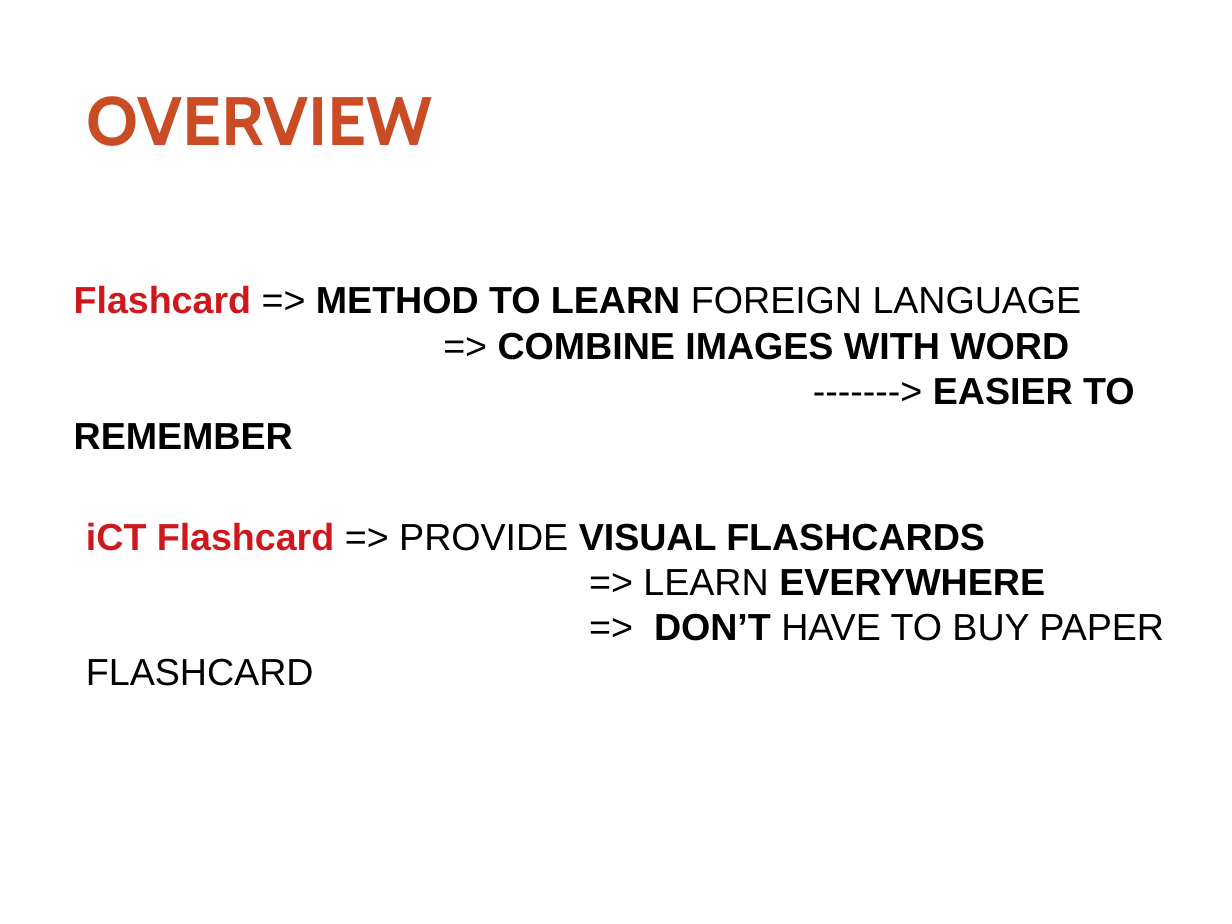
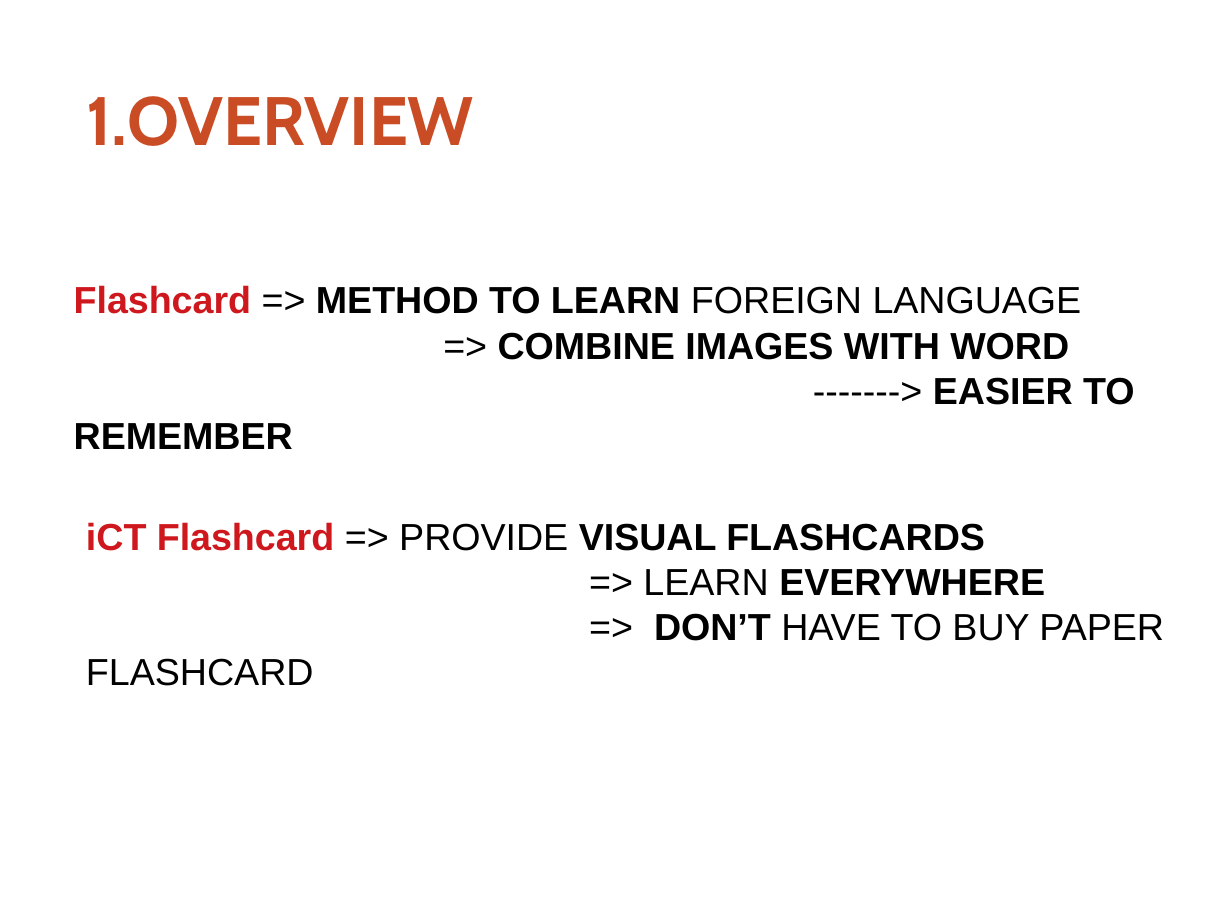
Before and after one commit to thoatran/iCT-Flashcard, a slide deck: slide 3 of docs/ReportSlides.pptx. Drawn at 1232x924 pixels with LibreOffice and Linux fonts; fonts in the diff are those of the drawing; background and template pictures are left out. Boxes give left, top, right and bottom in pixels: in the first picture for what was removed or moved away, otherwise in the second. Text is boxed around its words. In the diff, an @@ line names an element or a change of style, - is before the commit and + after.

```diff
--- a/docs/ReportSlides.pptx
+++ b/docs/ReportSlides.pptx
@@ text at (86,96,474,146): text changed @@
-OVERVIEW
+1.OVERVIEW
```
Also in this commit, not shown: 4 other slides changed, 4 slides added, 1 slide removed, 1 other file.
